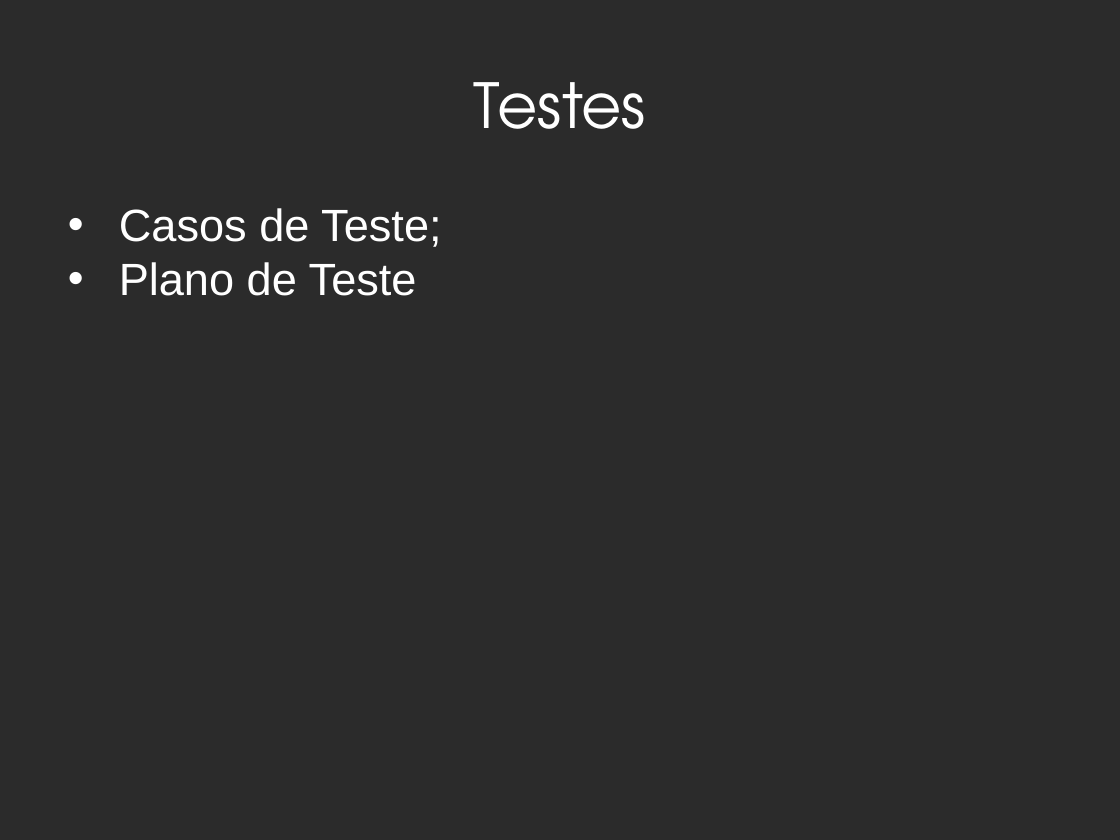
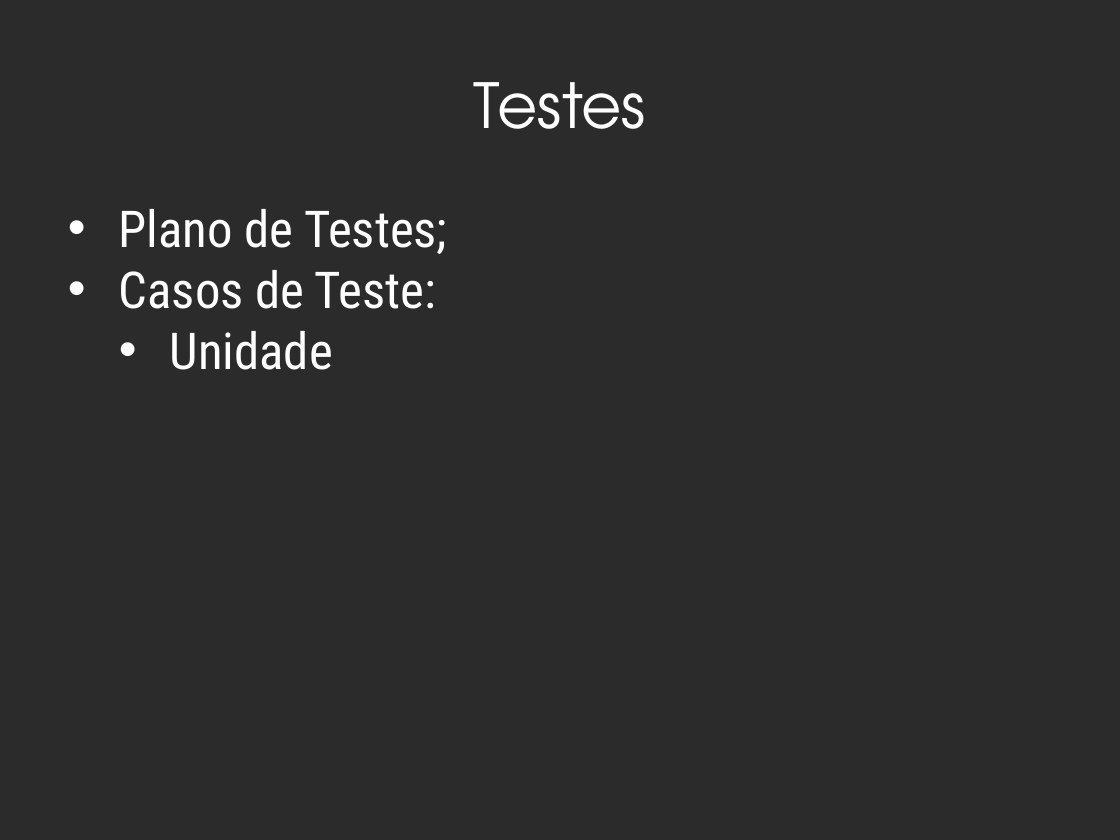
Before and after one commit to Fabrica-de-Software/Fabrica-de-Software, a slide deck: slide 16 of 35 - Academici Banca.pptx (slide 15 before the commit). Drawn at 1120x840 pixels with LibreOffice and Linux fonts; fonts in the diff are those of the drawing; background and template pictures are left out; a plain dark background stands for a picture behind light text. Boxes give left, top, right and bottom in pixels: in the first picture for what was removed or moved away, otherwise in the second. Text is boxed around its words. In the diff, an @@ line names an element or a change of style, - is before the commit and + after.

```diff
--- a/35 - Academici Banca.pptx
+++ b/35 - Academici Banca.pptx
@@ text at [119, 209, 447, 370]: text changed; size 32 to 36 pt; font Arial to Roboto Condensed @@
-• Casos de Teste;
-• Plano de Teste
+• Plano de Testes;
+• Casos de Teste:
+  • Unidade
```
Also in this commit, not shown: 3 other slides changed, 1 slide added.
